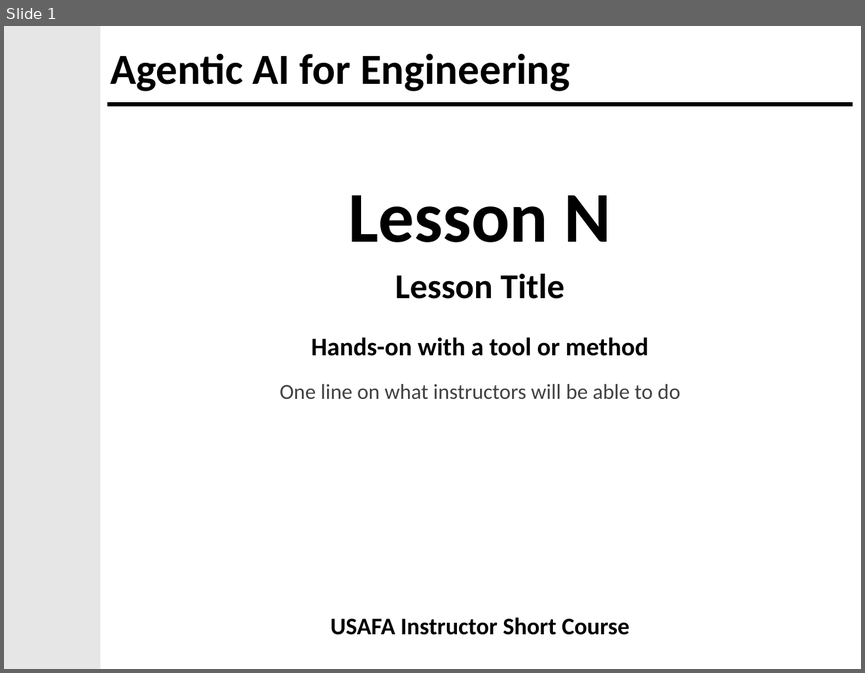
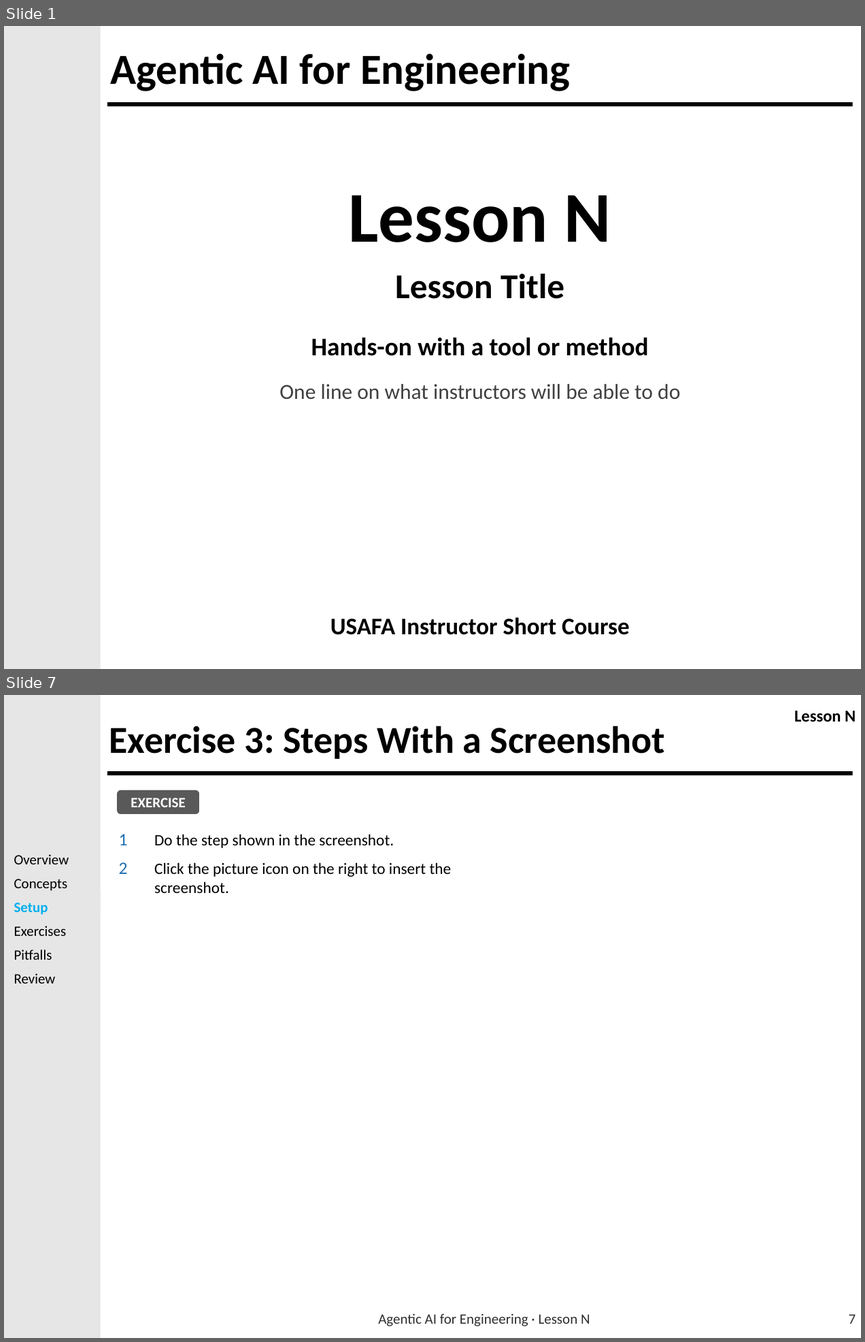
Before and after one commit to usafa-dfas/Agentic-AI-for-Engineering, a slide deck: templates/Agentic_AI_Course_Template.potx. Shown one above the other, each under a label of ours: slide 1 before the commit, slides 1 and 7 after it; the slides between them are not shown. The pictures are 865x673 and 865x1342 pixels, drawn with LibreOffice and Linux fonts; fonts in the diff are those of the drawing; background and template pictures are left out. Boxes give left, top, right and bottom in pixels: in the first picture for what was removed or moved away, otherwise in the second. Text is boxed around its words. In the diff, an @@ line names an element or a change of style, - is before the commit and + after.

```diff
--- a/templates/Agentic_AI_Course_Template.potx
+++ b/templates/Agentic_AI_Course_Template.potx
@@ slide 7 added at bbox=[4, 695, 861, 1338], background #FFFFFF; not listed: 2 template elements that a slide beside it also shows @@
@@ text added at bbox=[794, 711, 855, 722], 21 pt, text #000000, bold @@
+Lesson N
@@ title added at bbox=[109, 726, 665, 759], 48 pt, text #000000, bold @@
+Exercise 3: Steps With a Screenshot
@@ text added at bbox=[117, 790, 199, 815], fill #595959, 18 pt, text #FFFFFF, bold @@
+EXERCISE
@@ text added at bbox=[154, 834, 451, 893], 20 pt, text #000000 @@
+1 Do the step shown in the screenshot.
+2 Click the picture icon on the right to insert the screenshot.
@@ text added at bbox=[14, 854, 69, 983], 18 pt, text #000000 @@
+Overview
+Concepts
+Setup
+Exercises
+Pitfalls
+Review
@@ text added at bbox=[14, 902, 48, 915], 18 pt, text #00B0F0, bold @@
+Setup
@@ text added at bbox=[378, 1313, 590, 1326], 18 pt, text #2E2E2E @@
+Agentic AI for Engineering · Lesson N
@@ page number added at bbox=[849, 1314, 856, 1323], 18 pt, text #2E2E2E @@
+7
```
Also in this commit, not shown: 6 slides changed, 3 other files.
